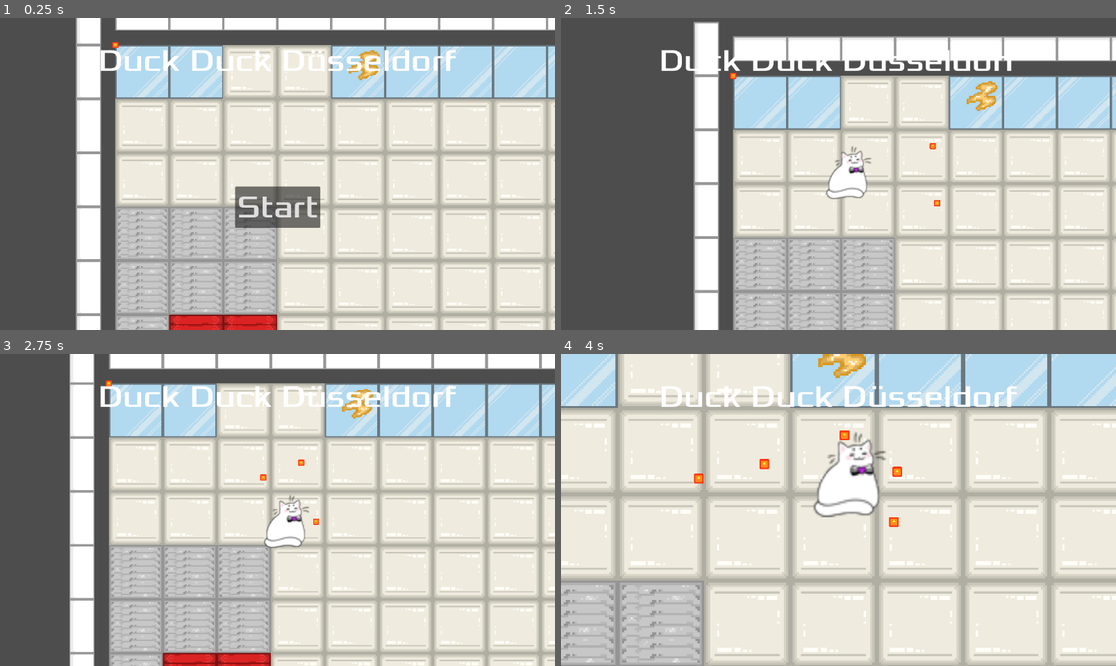
Above: before the commit, frames 1-4 (two rows, left to right).
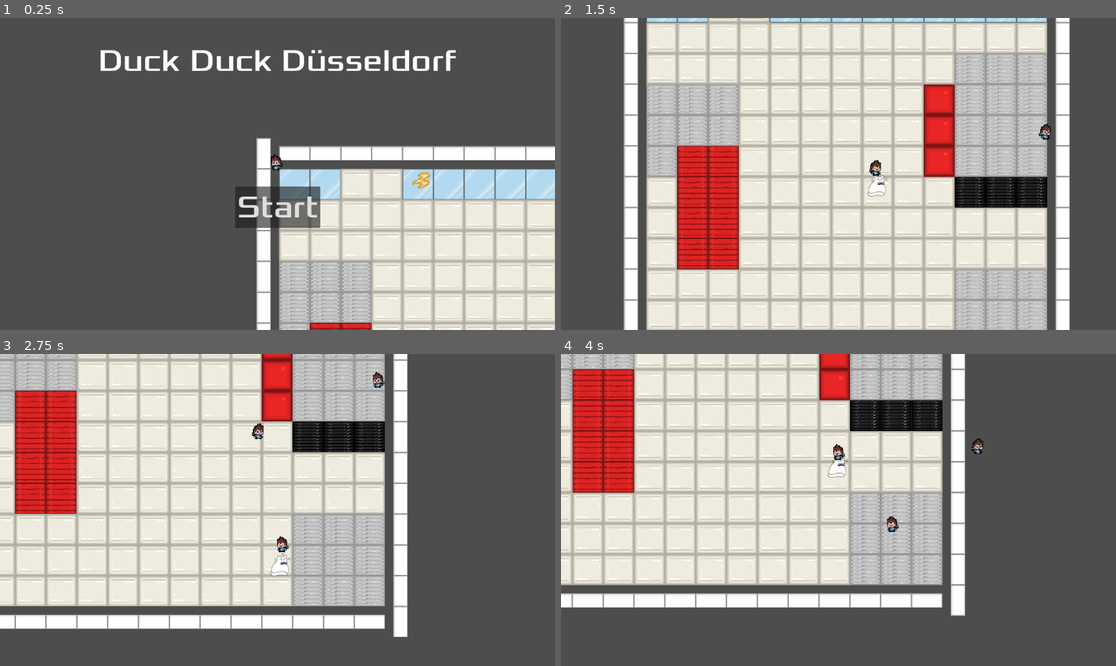
Above: after the commit, the same moments.

Repository: P0127/HSDuckies-Videogame-Group-project-at-HSD
Game: Godot game, scene res://main.tscn
The game is run twice, just before and just after one commit, with the same random seed, the same clock (stepped at 60 frames per second) and the same inputs. The engine's default icon, where the game draws it, is replaced by a stand-in: a white triangle on a blue panel in a dark square.
Inputs (mouse positions are in pixels of both pictures, inside the frame that each line leads up to):
- Up to frame 1 (0.25 s): no input
- Up to frame 2 (1.5 s): click "Start" at 0.5 s; move the mouse to (960, 158) at 1.27 s; press the mouse at (960, 158) at 1.28 s; hold D (move_right) from 1.28 s (still down)
- Up to frame 3 (2.75 s): move the mouse to (166, 525) at 2.02 s; release D (move_right) at 2.03 s; release the mouse at (166, 525) at 2.03 s; hold S (move_down) from 2.03 s (still down); click (166, 525) at 2.1 s
- Up to frame 4 (4 s): move the mouse to (894, 441) at 2.77 s; release S (move_down) at 2.78 s; press the mouse at (894, 441) at 2.78 s; hold D (move_right) 2.78-3.53 s; tap Mouse wheel up (zoom_in) at 2.85 s; move the mouse to (810, 572) at 3.52 s; release the mouse at (810, 572) at 3.53 s; hold W (move_up) from 3.53 s (still down); tap Mouse wheel down (zoom_out) at 3.6 s; click (810, 572) at 3.8 s

The runs differ from the first frame. In frame 1, 67% of the frame differs, in the area x 13-100%, y 0-100%; in frame 2, 70%; in frame 3, 85%, in the area x 0-100%, y 0-100%; in frame 4, 80%.

Commit message:
FIRST WEEK RESULT
-Map via Tilemap groundwork + collision
-Player Camera (Zoom, Follow) and Animation
-Mob spawn, follow Player, Sprites added

Diff:
--- a/hud.gd
+++ b/hud.gd
@@ -14,4 +14,5 @@
 
 func _on_start_button_pressed():
 	$StartButton.hide()
+	$"Title Text".hide()
 	start_game.emit()
--- a/main.gd
+++ b/main.gd
@@ -15,6 +15,8 @@
 	$Player.start($StartPosition.position)
 	#moves player to starting position & removed hide()
 
+#Spawns Mobs if Left Mouse Button is clicked at Mouse position
+#For Testing
 func _input(event):
 	if event.is_action_pressed("click"):
 		if Mob.can_instantiate():
--- a/main.tscn
+++ b/main.tscn
@@ -16,13 +16,11 @@
 position = Vector2(400, 400)
 
 [node name="Player" parent="." instance=ExtResource("2_h2yge")]
-position = Vector2(673, 536)
-scale = Vector2(4.47452, 4.49109)
 speed = 400
 
 [node name="Mob" parent="." instance=ExtResource("4_lquwl")]
 
 [node name="TileMapLayer" parent="." instance=ExtResource("6_7mycd")]
-scale = Vector2(0.35, 0.35)
+scale = Vector2(0.1, 0.1)
 
 [connection signal="start_game" from="Hud" to="." method="new_game"]
--- a/mob.gd
+++ b/mob.gd
@@ -10,6 +10,16 @@
 	if target:
 		velocity = global_position.direction_to(target.global_position) * movement_speed
 		move_and_slide()
+
+	#Inactive Animation standing still
+	if velocity.length() == 0:
+		$AnimatedEnemySprite.animation = "inactive"
+	#Flips Animation if walking to the side
+	if velocity.x != 0:
+		$AnimatedEnemySprite.animation = "active"
+		# uprightposture
+		$AnimatedEnemySprite.flip_v = false
+		$AnimatedEnemySprite.flip_h = velocity.x < 0
 
 #the two following functions go into effect whenever any body enters our mobs AwarenessRadius
 #if the body is a player we set it as current target/if player body leaves AwarenessRadius we
--- a/mob.tscn
+++ b/mob.tscn
@@ -1,7 +1,27 @@
-[gd_scene load_steps=5 format=3 uid="uid://dkla36ebv0n0o"]
+[gd_scene load_steps=7 format=3 uid="uid://dkla36ebv0n0o"]
 
-[ext_resource type="Texture2D" uid="uid://bdjm1xpug2bj8" path="res://icon.svg" id="1_dy6sc"]
 [ext_resource type="Script" uid="uid://cvuxy46rlr8ok" path="res://mob.gd" id="1_nokgg"]
+[ext_resource type="Texture2D" uid="uid://djx060swy5oal" path="res://assets/Student1_active.png" id="2_p11y5"]
+[ext_resource type="Texture2D" uid="uid://bh6bcq8kaiqj8" path="res://assets/Student1_inactive.png" id="3_s5nov"]
+
+[sub_resource type="SpriteFrames" id="SpriteFrames_b3mxk"]
+animations = [{
+"frames": [{
+"duration": 1.0,
+"texture": ExtResource("2_p11y5")
+}],
+"loop": true,
+"name": &"active",
+"speed": 5.0
+}, {
+"frames": [{
+"duration": 1.0,
+"texture": ExtResource("3_s5nov")
+}],
+"loop": true,
+"name": &"inactive",
+"speed": 5.0
+}]
 
 [sub_resource type="RectangleShape2D" id="RectangleShape2D_nokgg"]
 size = Vector2(24, 24)
@@ -13,10 +33,10 @@
 script = ExtResource("1_nokgg")
 metadata/_edit_group_ = true
 
-[node name="Sprite2D" type="Sprite2D" parent="."]
-modulate = Color(119.976, 1, 0.160784, 1)
-scale = Vector2(0.2, 0.2)
-texture = ExtResource("1_dy6sc")
+[node name="AnimatedEnemySprite" type="AnimatedSprite2D" parent="."]
+scale = Vector2(0.08, 0.08)
+sprite_frames = SubResource("SpriteFrames_b3mxk")
+animation = &"inactive"
 
 [node name="Hitbox" type="CollisionShape2D" parent="."]
 shape = SubResource("RectangleShape2D_nokgg")
--- a/player.tscn
+++ b/player.tscn
@@ -34,13 +34,9 @@
 shape = SubResource("CircleShape2D_i3pqv")
 
 [node name="PlayerCamera" type="Camera2D" parent="."]
-zoom = Vector2(0.5, 0.5)
 position_smoothing_enabled = true
 position_smoothing_speed = 3.0
 script = ExtResource("2_hqtel")
-
-[node name="Camera2D" type="Camera2D" parent="."]
-zoom = Vector2(0.8, 0.8)
 
 [node name="AnimatedPlayerSprite" type="AnimatedSprite2D" parent="."]
 sprite_frames = SubResource("SpriteFrames_sweqy")
Binary file added: assets/Student1_active.png
Not shown, added: assets/Student1_active.png.import
Binary file added: assets/Student1_active_sideview.png
Not shown, added: assets/Student1_active_sideview.png.import
Binary file added: assets/Student1_inactive.png
Not shown, added: assets/Student1_inactive.png.import
